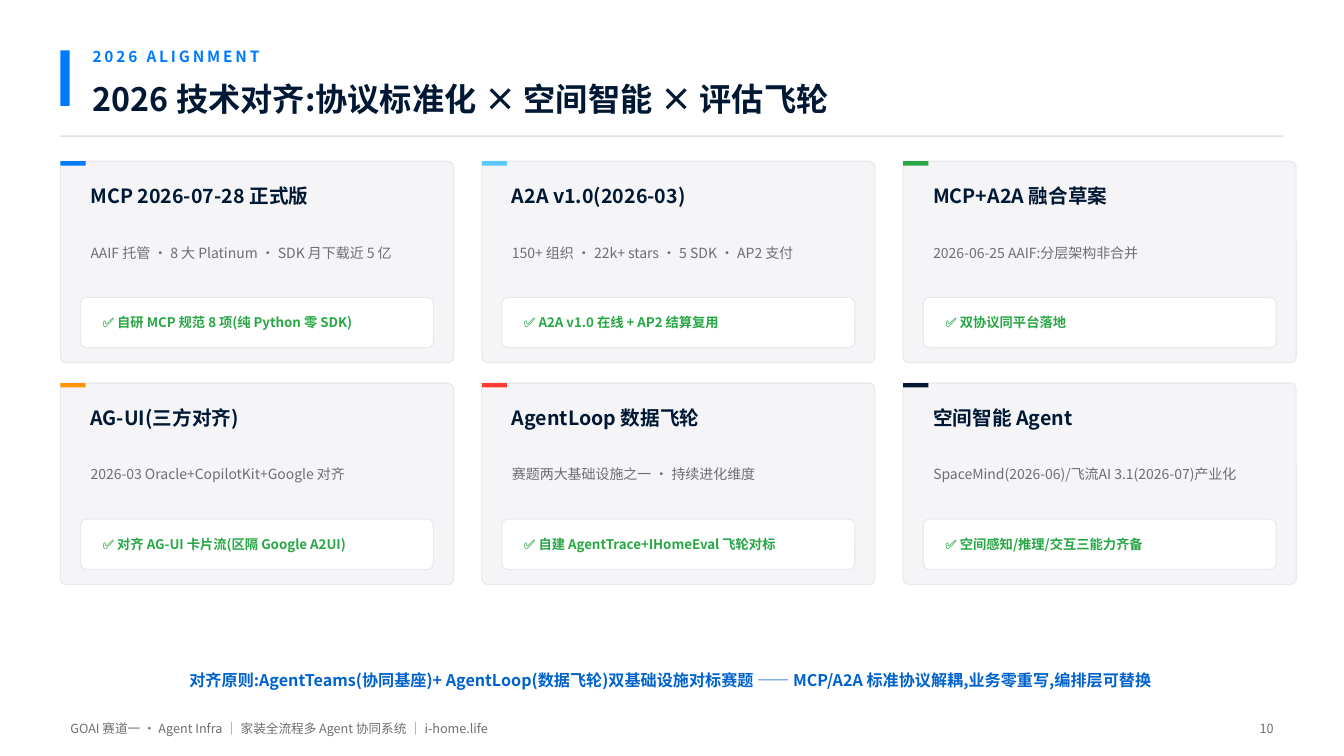
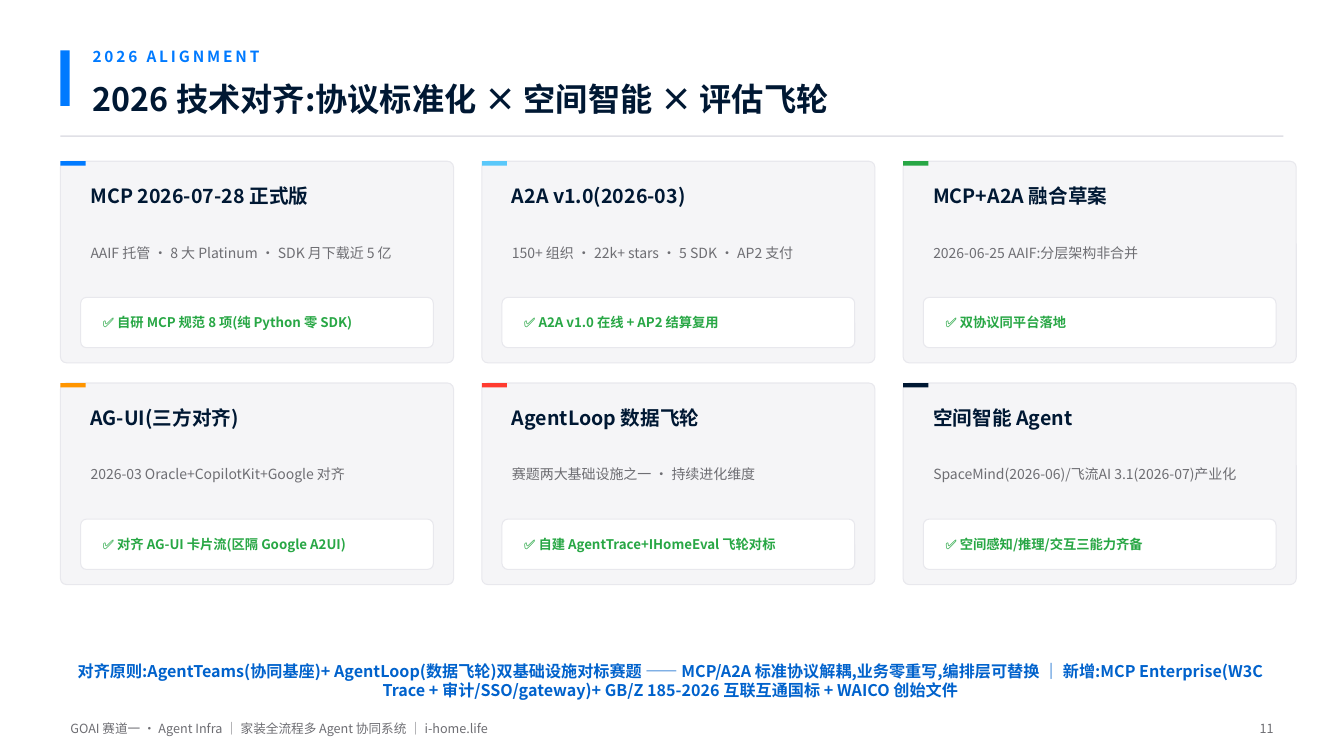
Before and after one commit to SUOKE2024/i-home.life, a slide deck: slide 11 of goai-agent-infra/ppt/GOAI初赛-家装全流程多Agent协同系统.pptx (slide 10 before the commit). Drawn at 1344x756 pixels with LibreOffice and Linux fonts; fonts in the diff are those of the drawing. Boxes give left, top, right and bottom in pixels: in the first picture for what was removed or moved away, otherwise in the second. Text is boxed around its words. In the diff, an @@ line names an element or a change of style, - is before the commit and + after.

Commit message:
feat: 前沿功能批次A落地 + 参赛材料V3.2 — HENF/局改快装/米家生态/AI工地监理/智能评级
为 GOAI 初赛交付落地一批前沿能力，并同步参赛材料至 V3.2（含 W3C Trace / MCP Enterprise）。

后端新功能：
- F50 材料溯源 HENF：eco_materials API/service/model + board_trace_henf 迁移
- F49 局改快装：partial_renovation 快装套餐 + quick_install_package_columns 迁移
- F46 米家生态：ecosystem_bridge 深化 + ecosystem API 扩展
- F48 AI 工地监理：supervision_patrol_service + construction API 缺陷识别
- 智能评级：smart_level_service + test_smart_level
- F45 LLM 深化 / F7 BOM 版本管理：solution_first_service 扩展

MCP / 配置：
- app/mcp/extensions/enterprise.py：MCP Enterprise 扩展
- app/mcp/server.py：路由注册
- .env.example / config.py：新增 REAL_CV_QUALITY_ENABLED feature flag

测试补全（符合"新增 API 必须补测试"门禁）：
- test_construction / test_eco_materials / test_partial_renovation
- test_solution_first / test_mcp_2026_07_28 / test_smart_level
- tests/fixtures/sample_floorplan.dxf

工具脚本：
- scripts/test_auto_relogin.py：401 自动重登录 + token 缓存
- scripts/seed_appliance_data.py：家电种子数据

参赛材料 V3.2：
- 初赛-方案.md / 作品简介.md / 提交清单.md / deck.js / pptx 同步更新
- docs/知识产权申报研究报告.md + docs/superpowers/specs/2026-08-04-frontier-research.md

前端构建产物同步刷新。

```diff
--- a/goai-agent-infra/ppt/GOAI初赛-家装全流程多Agent协同系统.pptx
+++ b/goai-agent-infra/ppt/GOAI初赛-家装全流程多Agent协同系统.pptx
@@ text at box(78, 663, 1263, 700): text changed @@
-对齐原则:AgentTeams(协同基座)+ AgentLoop(数据飞轮)双基础设施对标赛题 —— MCP/A2A 标准协议解耦,业务零重写,编排层可替换
+对齐原则:AgentTeams(协同基座)+ AgentLoop(数据飞轮)双基础设施对标赛题 —— MCP/A2A 标准协议解耦,业务零重写,编排层可替换 ｜ 新增:MCP Enterprise(W3C Trace + 审计/SSO/gateway)+ GB/Z 185-2026 互联互通国标 + WAICO 创始文件
@@ text at box(1260, 724, 1274, 733): text changed @@
-10
+11
```
Also in this commit, not shown: 13 other slides changed, 1 slide added, 44 other files.
